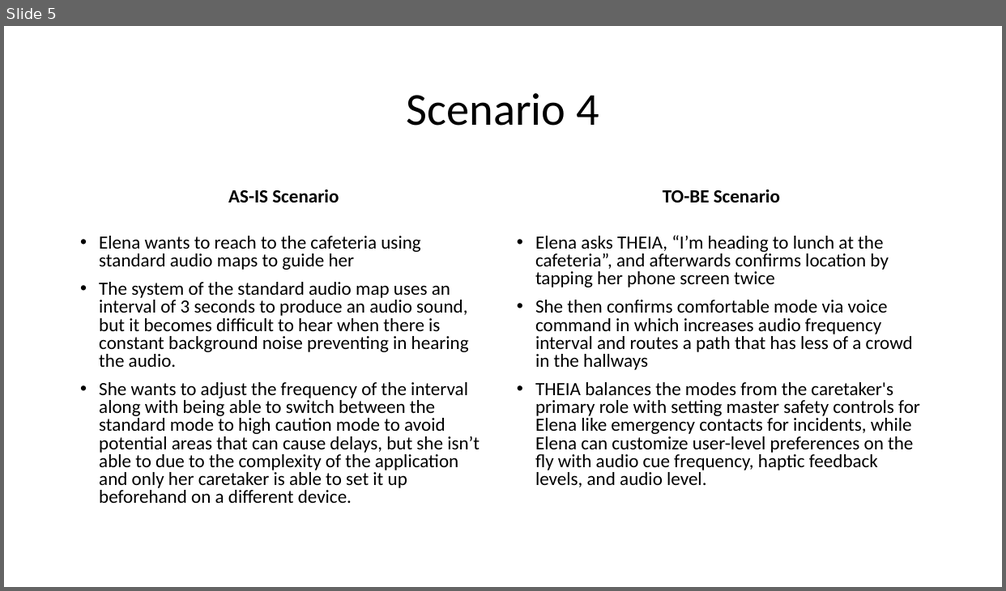
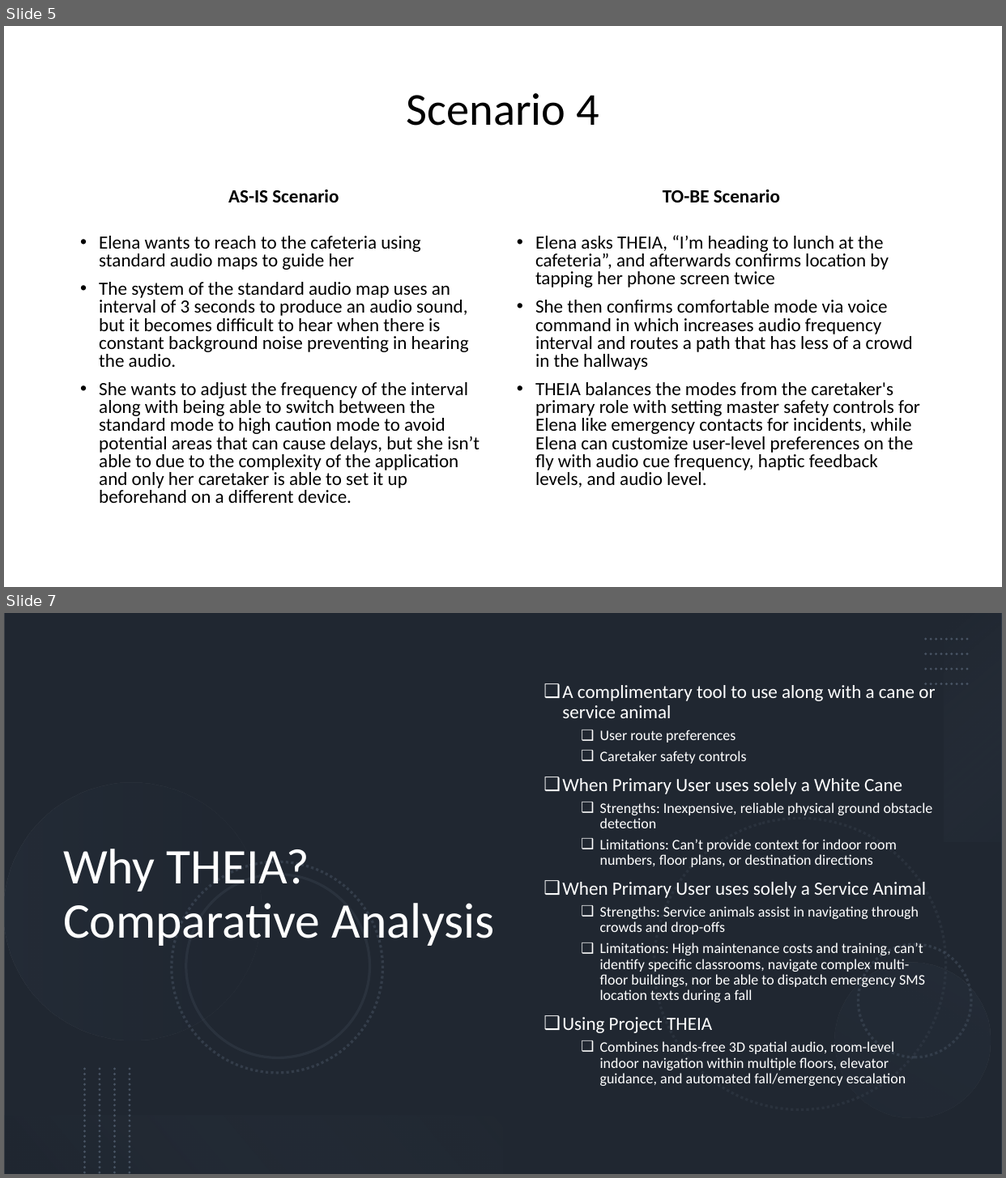
Before and after one commit to nemonto/cpts484-theia-ev, a slide deck: docs/phase1/02-as-is-to-be/Theia-AS-IS_and_TO-BE_v2.0 (1).pptx. Shown one above the other, each under a label of ours: slide 5 before the commit, slides 5 and 7 after it; the slides between them are not shown. The pictures are 1006x591 and 1006x1178 pixels, drawn with LibreOffice and Linux fonts; fonts in the diff are those of the drawing. Boxes give left, top, right and bottom in pixels: in the first picture for what was removed or moved away, otherwise in the second. Text is boxed around its words. In the diff, an @@ line names an element or a change of style, - is before the commit and + after.

```diff
--- a/docs/phase1/02-as-is-to-be/Theia-AS-IS_and_TO-BE_v2.0 (1).pptx
+++ b/docs/phase1/02-as-is-to-be/Theia-AS-IS_and_TO-BE_v2.0 (1).pptx
@@ slide 7 added at (4,613,1002,1174), background #FFFFFF @@
@@ rectangle added at (4,613,1002,1174), fill #44546A @@
@@ rectangle added at (4,613,1002,1174), fill #000000 at 53% opacity @@
@@ rectangle added at (944,613,1002,842), fill gradient #ADB9CA to #333F50 @@
@@ text added at (562,683,935,1086), 14 pt, text #FFFFFF @@
+❑ A complimentary tool to use along with a cane or service animal
+  ❑ User route preferences
+  ❑ Caretaker safety controls
+❑ When Primary User uses solely a White Cane
+  ❑ Strengths: Inexpensive, reliable physical ground obstacle detection
+  ❑ Limitations: Can’t provide context for indoor room numbers, floor plans, or destination directions
+❑ When Primary User uses solely a Service Animal
+  ❑ Strengths: Service animals assist in navigating through crowds and drop-offs
+  ❑ Limitations: High maintenance costs and training, can’t identify specific classrooms, navigate complex multi-floor buildings, nor be able to dispatch emergency SMS location texts during a fall
+❑ Using Project THEIA
+  ❑ Combines hands-free 3D spatial audio, room-level indoor navigation within multiple floors, elevator guidance, and automated fall/emergency escalation
@@ group added at (926,639,970,684): 4 lines @@
@@ title added at (63,849,494,946), 48 pt, text #FFFFFF @@
+Why THEIA?
+Comparative Analysis
@@ group added at (4,783,1002,1147): 6 ellipses @@
@@ group added at (85,1069,130,1174): 4 lines @@
@@ rectangle added at (4,1116,503,1174), fill gradient #222A35 to #8497B0 @@
```
Also in this commit, not shown: 1 other slide added, 3 slides removed.
